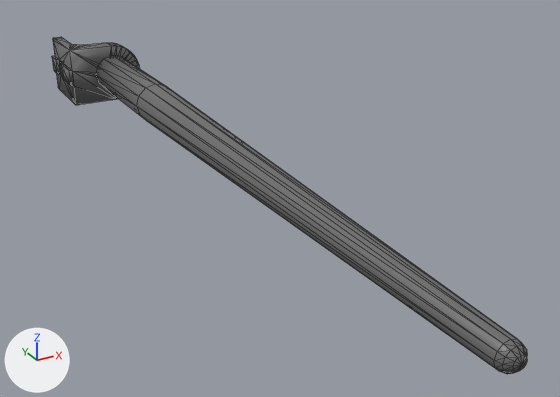
What one commit did to the OBJ model phoebe_mujoco_config/description/assets/full/wifi_antenna.obj.
The view is the same before and after, from a camera (50 mm lens) standing at (-0.081, -0.274, 0.072) and looking at (0.012, -0.104, -0.013). Lighting does not change. The marker at lower left points along +X, +Y and +Z. The first picture is the older version. Mesh edges are drawn as thin lines. Where no turn or scale is listed for an object, it has been applied to the vertices.

In view in the first picture: 'wifi_antenna'.
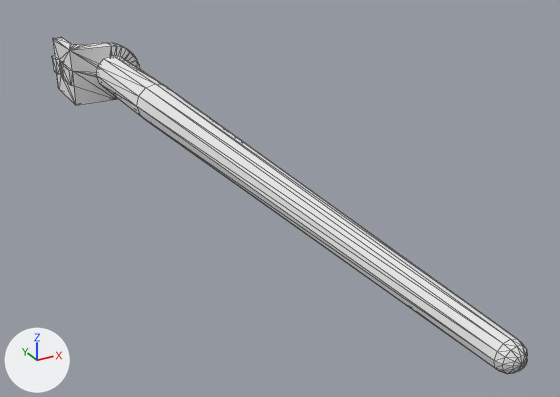
Changed parts and their boxes [x1, y1, x2, y2] in the pictures (560 x 397 px):
'wifi_antenna', recoloured, shading changed: [52, 37, 527, 374] in both

Diff of the bpy script that builds the scene:
```diff
--- a/phoebe_mujoco_config/description/assets/full/wifi_antenna.obj.py
+++ b/phoebe_mujoco_config/description/assets/full/wifi_antenna.obj.py
@@ mat_mtl_m15 @@
+mat_mtl_m15 = principled_material('mtl_m15')
+mat_mtl_m15.base_color = (0.8, 0.8, 0.8)  # white #e7e7e7
+mat_mtl_m15.roughness = 1.0
@@ me_wifi_antenna @@
 me_wifi_antenna.from_pydata(...)  # 230 vertices, 460 faces; spans x -0.016..0.01, y -0.204..0.025, z -0.01..0.01
 # used by ob_wifi_antenna; location = (0.0, 0.0, 0.0)
-me_wifi_antenna.materials.append(mat_new_mat_color_015)  # dark grey #6c6c6c
+# me_wifi_antenna part 1: all faces are now shaded flat (460 of 460 changed)
+me_wifi_antenna.materials.append(mat_mtl_m15)  # white #e7e7e7
```
